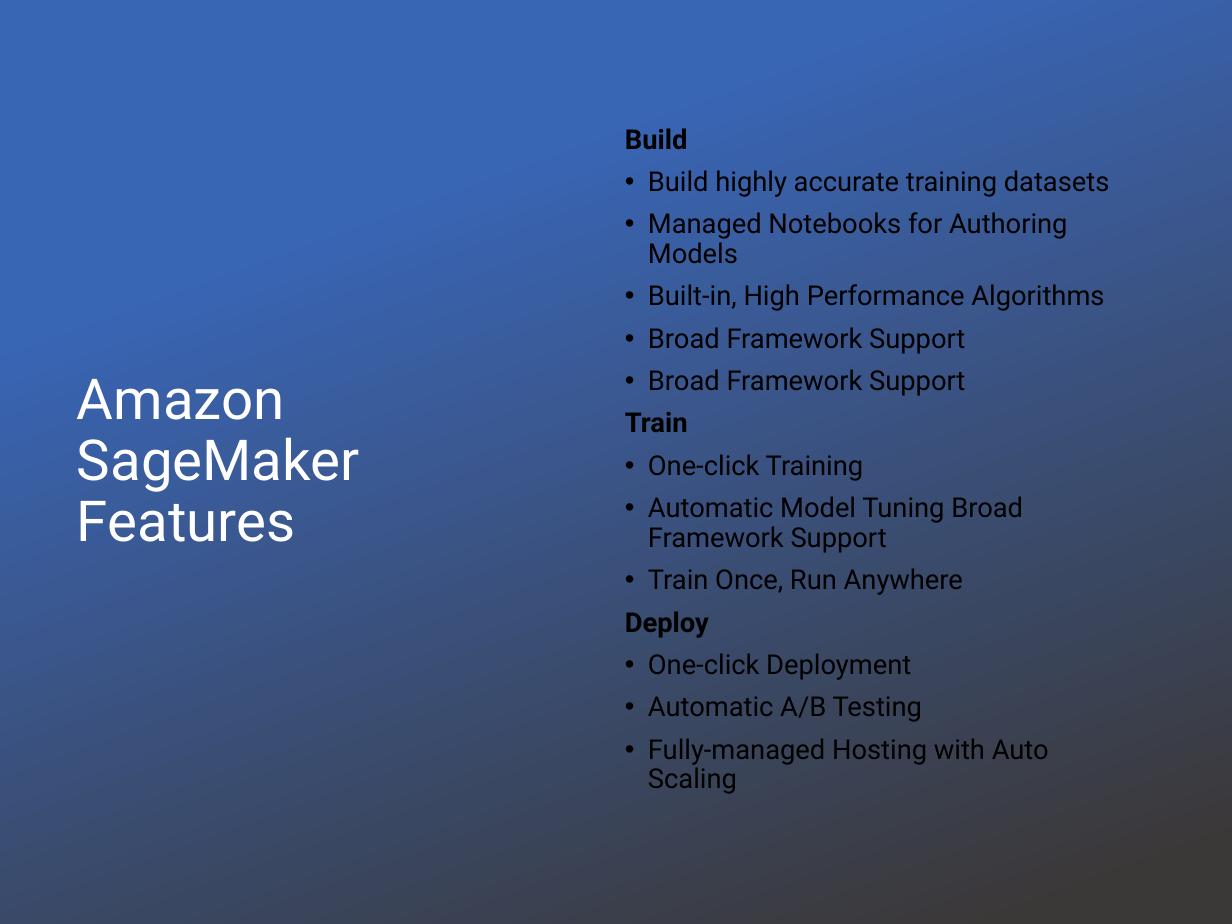
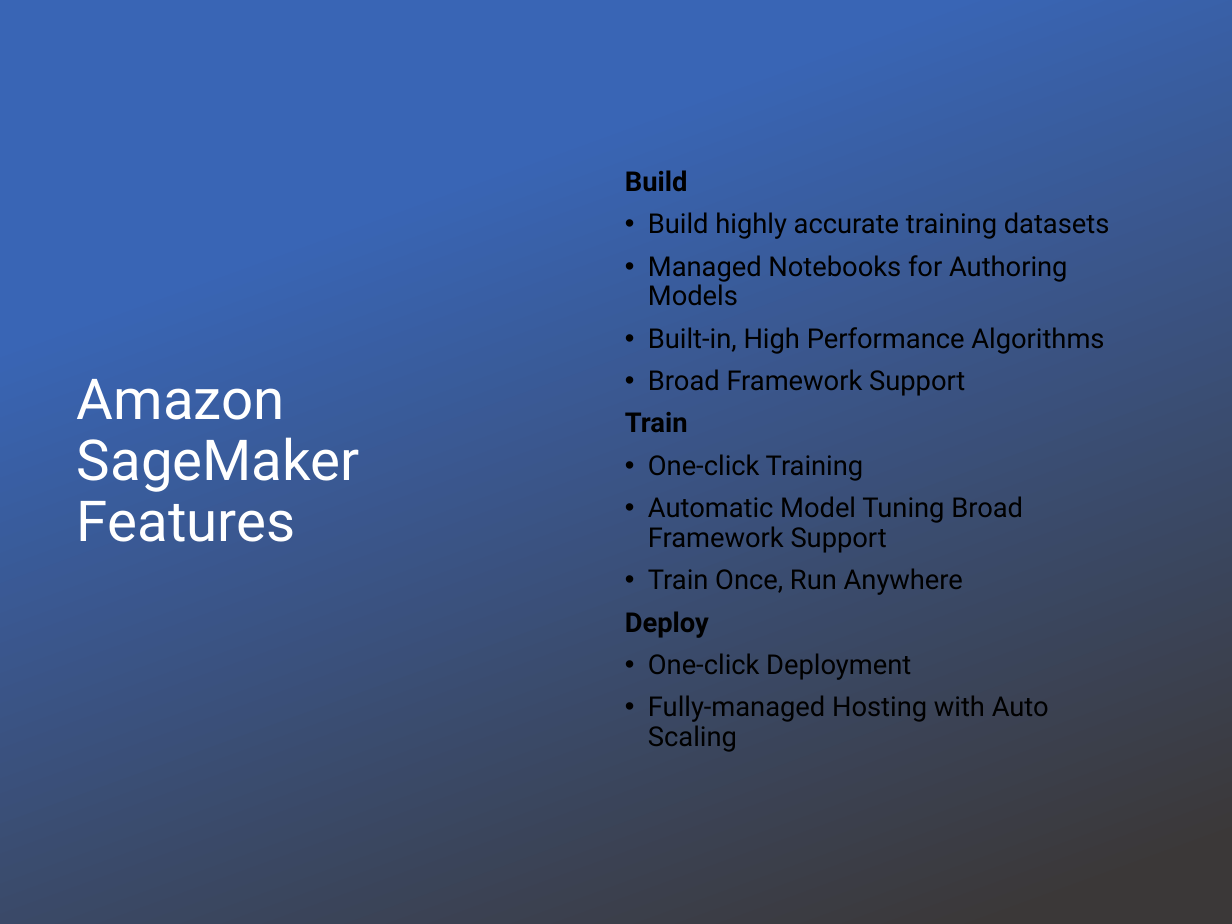
Before and after one commit to tiwari-abhi/ML_Projects, a slide deck: slide 13 of Presentation/Machine Learning As A Service.pptx (slide 11 before the commit). Drawn at 1232x924 pixels with LibreOffice and Linux fonts; fonts in the diff are those of the drawing; background and template pictures are left out. Boxes give left, top, right and bottom in pixels: in the first picture for what was removed or moved away, otherwise in the second. Text is boxed around its words. In the diff, an @@ line names an element or a change of style, - is before the commit and + after.

```diff
--- a/Presentation/Machine Learning As A Service.pptx
+++ b/Presentation/Machine Learning As A Service.pptx
@@ text at <box>648,327,965,354</box>: paragraph removed @@
-• Broad Framework Support
@@ text at <box>648,696,922,722</box>: paragraph removed @@
-• Automatic A/B Testing
```
Also in this commit, not shown: 2 other slides changed, 6 slides added, 1 slide removed, 1 other file.
